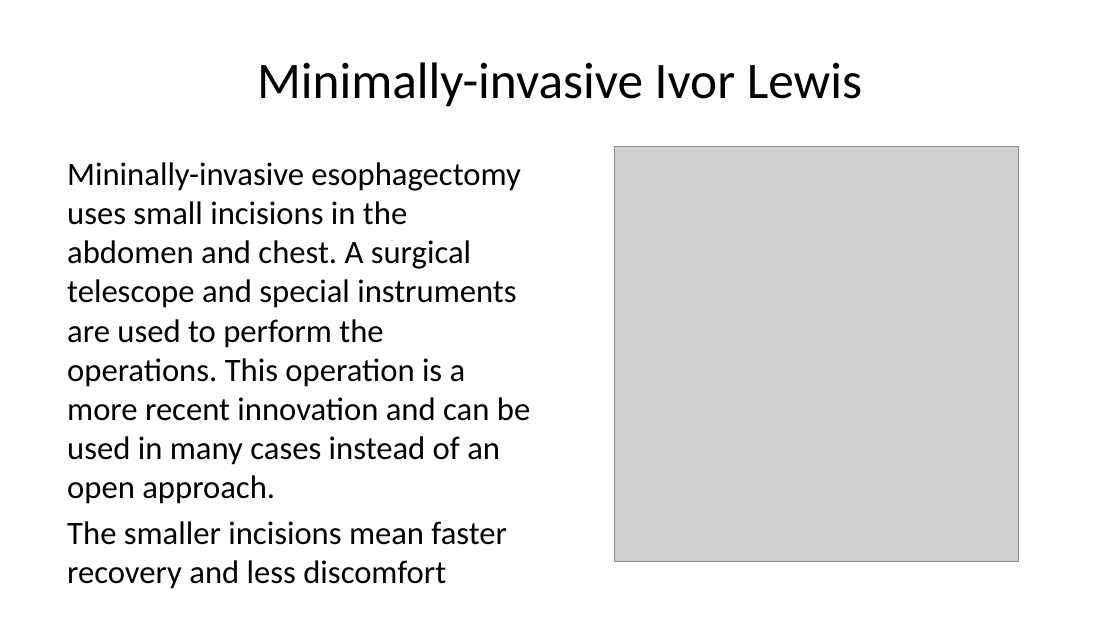
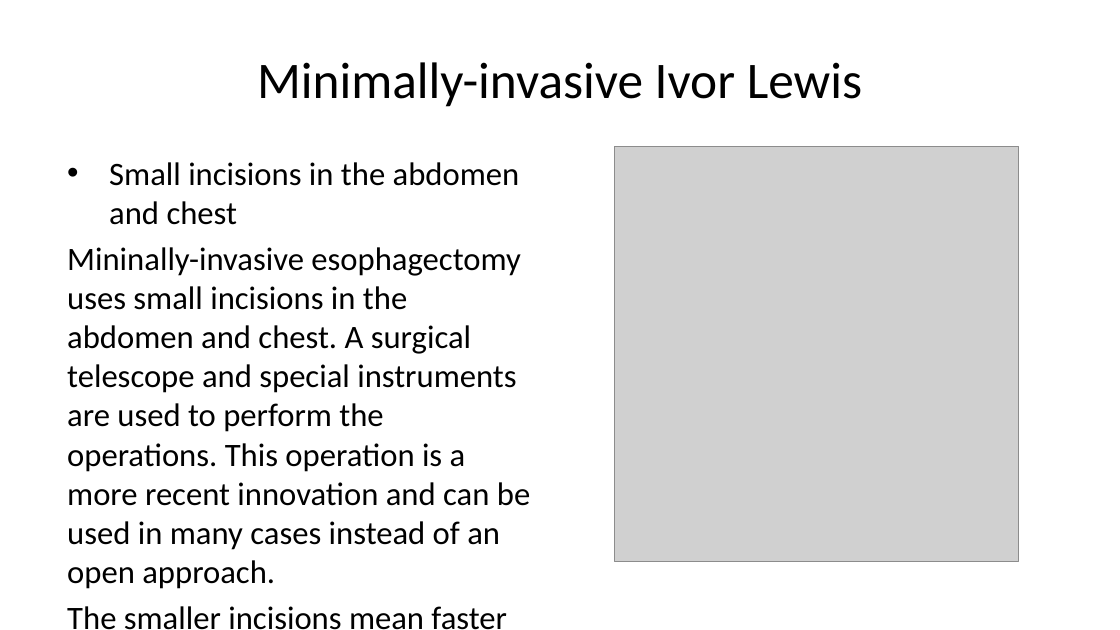
Before and after one commit to jcsalo/patient_education, a slide deck: slide 7 of lci_surgery.pptx. Drawn at 1120x630 pixels with LibreOffice and Linux fonts; fonts in the diff are those of the drawing; grey boxes stand for pictures. Boxes give left, top, right and bottom in pixels: in the first picture for what was removed or moved away, otherwise in the second. Text is boxed around its words. In the diff, an @@ line names an element or a change of style, - is before the commit and + after.

```diff
--- a/lci_surgery.pptx
+++ b/lci_surgery.pptx
@@ text at bbox=[109, 162, 520, 225]: paragraph added @@
+• Small incisions in the abdomen and chest
```
Also in this commit, not shown: 1 other slide changed, 42 other files.
